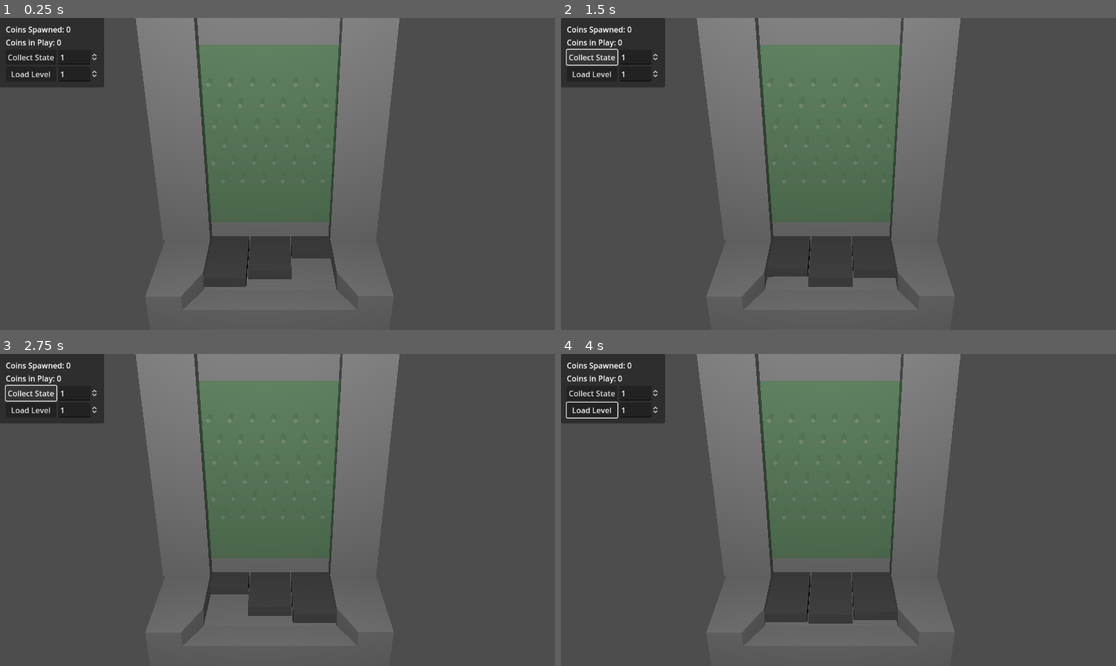
Above: before the commit, frames 1-4 (two rows, left to right).
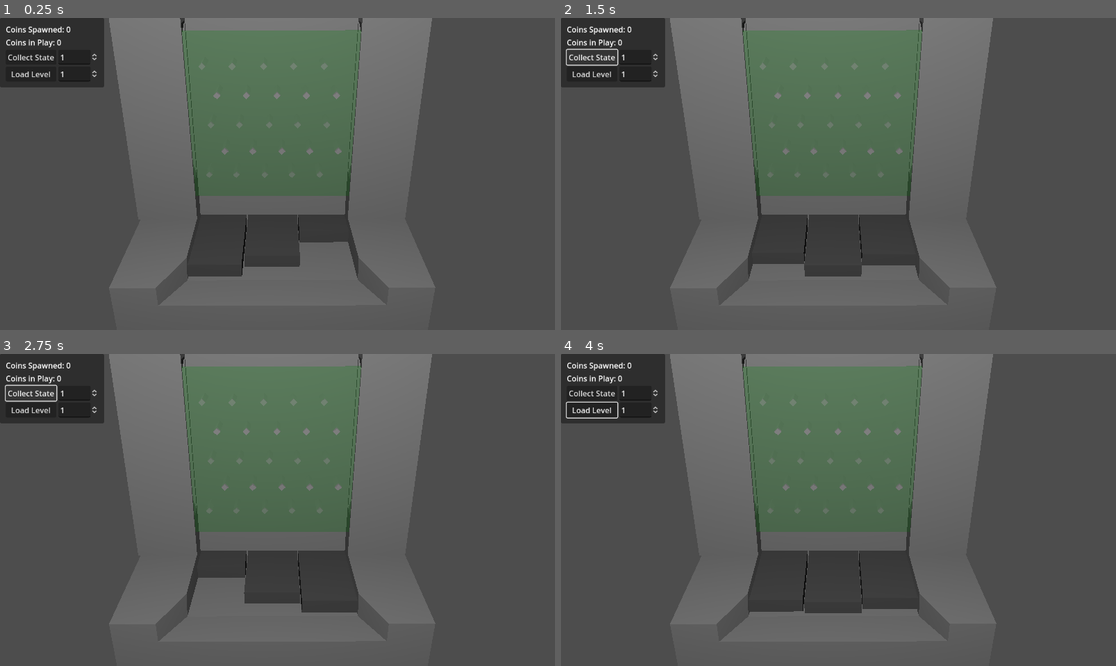
Above: after the commit, the same moments.

Repository: shaunhegarty/coin-pusher-godot
Game: Godot game, scene res://Core/Pusher/coin_pusher.tscn
Same seed, same stepped clock (60 frames per second), same inputs: the game is played once before the commit and once after it.
Inputs (mouse positions are in pixels of both pictures, inside the frame that each line leads up to):
- Up to frame 1 (0.25 s): no input
- Up to frame 2 (1.5 s): click "Collect State" at 0.5 s; click "Collect State" at 1.25 s
- Up to frame 3 (2.75 s): click "Collect State" at 2 s
- Up to frame 4 (4 s): click "Load Level" at 2.75 s; move the mouse to (960, 494) at 3.52 s; click (960, 494) at 3.67 s

The runs differ from the first frame. In frame 1, 15% of the frame differs, in the area x 19-79%, y 0-93%; in frame 2, 15%; in frame 3, 16%; in frame 4, 16%.

Commit message:
Made the overall model a little more space efficient
- Add coin_pusher blend to repo.
- Adjusted camera

Diff:
--- a/Core/Pusher/coin_pusher.tscn
+++ b/Core/Pusher/coin_pusher.tscn
@@ -108,7 +108,7 @@
 [node name="SceneSetup" type="Node3D" parent="."]
 
 [node name="Camera3D" type="Camera3D" parent="SceneSetup"]
-transform = Transform3D(0.00326382, -0.446336, 0.89486, -3.19011e-05, 0.894864, 0.446338, -0.999995, -0.00148532, 0.00290644, 8.58187, 15.4496, -0.164331)
+transform = Transform3D(0.00326382, -0.446336, 0.89486, -3.19011e-05, 0.894864, 0.446338, -0.999995, -0.00148532, 0.00290644, 6.357, 13.345, -0.074)
 fov = 35.0
 
 [node name="OmniLight3D" type="OmniLight3D" parent="SceneSetup"]
Binary file changed: Assets/Models/coin_pusher.glb
Not shown, added: Assets/Models/coin_pusher.blend
